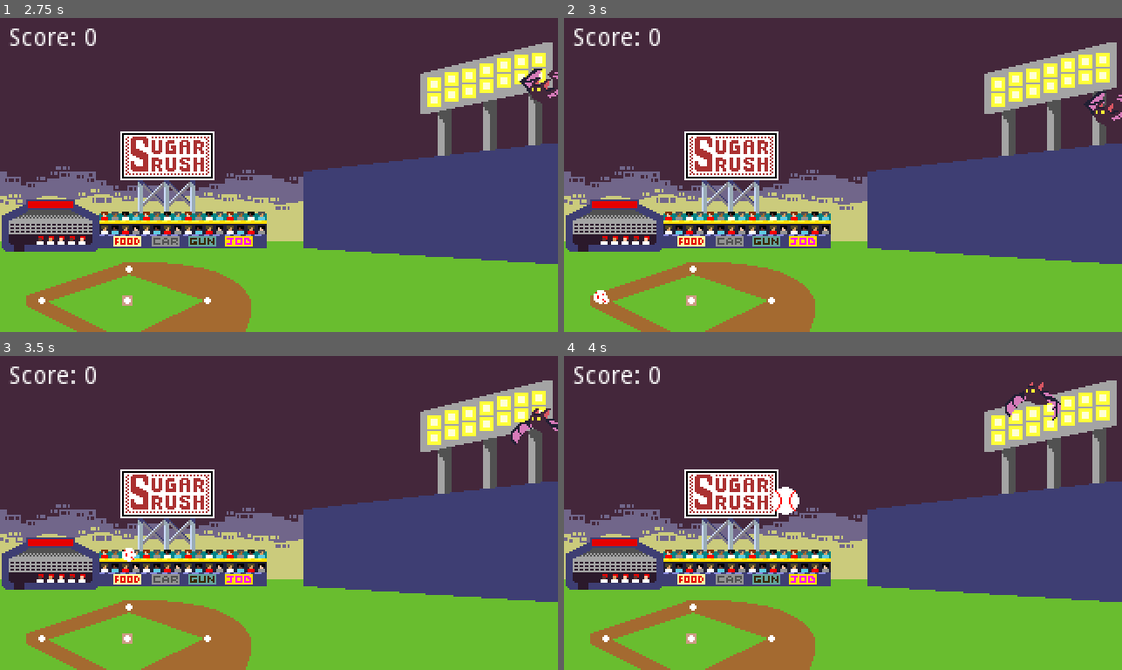
Above: before the commit, frames 1-4 (two rows, left to right).
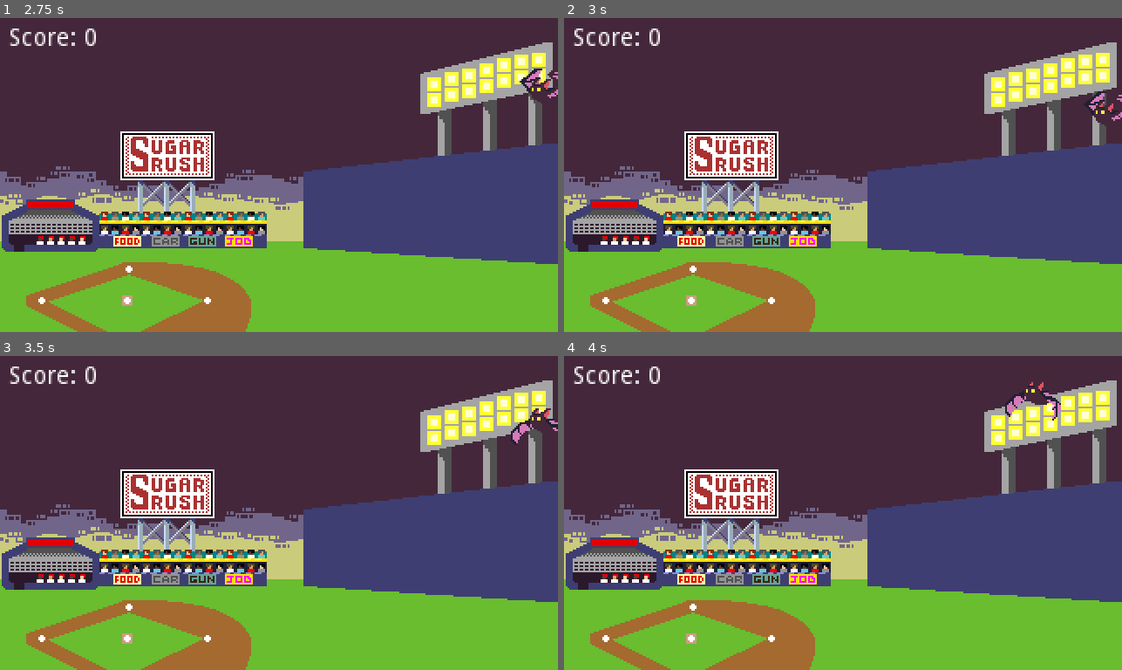
Above: after the commit, the same moments.

Repository: im-deepfriedwater/spaceball-bat
Game: Godot game, scene res://scenes/MainBaseballGame.tscn
Two runs of this game, one before a commit and one after it. Both use one fixed random seed, a clock stepped at 60 frames per second and the inputs below.
Inputs:
- Up to frame 1 (2.75 s): tap Enter (ui_accept) at 0.5, 0.77, 1.07, 1.52, 1.82 s; hold Right (ui_right) 0.53-1.28 s; hold Down (ui_down) 1.28-2.03 s; hold Right (ui_right) from 2.03 s (still down)
- Up to frame 2 (3 s): release Right (ui_right) at 2.78 s; hold Up (ui_up) from 2.78 s (still down)
- Up to frame 3 (3.5 s): keep holding Up (ui_up); tap Enter (ui_accept) at 3.02, 3.32 s
- Up to frame 4 (4 s): release Up (ui_up) at 3.53 s; hold Left (ui_left) from 3.53 s (still down); tap Enter (ui_accept) at 3.77 s

Frame 1 is identical in both runs. In frame 2, less than 0.1% of the frame differs, in the area x 5-8%, y 86-92%; in frame 3, less than 0.1%; in frame 4, 0.3%, in the area x 37-43%, y 41-51%.
Error after the commit: Invalid call. Nonexistent function 'connect' in base 'Nil'. (res://scripts/BaseballLauncher.gd:10)

Commit message:
checkpoint

Diff:
--- a/src/project.godot
+++ b/src/project.godot
@@ -30,7 +30,9 @@
 
 [autoload]
 
-BaseballEventsSingleton="*res://scripts/event_singletons/BaseballEventsSingleton.gd"
+Discord="*res://addons/discord_game_sdk/discord.gd"
+BaseballEventsSingleton="*res://scripts/singletons/event_singletons/BaseballEventsSingleton.gd"
+DiscordRichPresenceSingleton="*res://scripts/singletons/DiscordRichPresenceSingleton.gd"
 
 [display]
 
--- a/src/scenes/MainBaseballGame.tscn
+++ b/src/scenes/MainBaseballGame.tscn
@@ -82,6 +82,27 @@
 
 [node name="CanvasLayer" type="CanvasLayer" parent="."]
 
+[node name="GameOverScreen" type="Control" parent="CanvasLayer"]
+pause_mode = 2
+visible = false
+anchor_right = 1.0
+anchor_bottom = 1.0
+script = ExtResource( 6 )
+
+[node name="ColorRect" type="ColorRect" parent="CanvasLayer/GameOverScreen"]
+anchor_right = 1.0
+anchor_bottom = 1.0
+color = Color( 0, 0, 0, 0.764706 )
+
+[node name="RichTextLabel" type="RichTextLabel" parent="CanvasLayer/GameOverScreen"]
+anchor_left = 0.5
+anchor_right = 0.5
+margin_left = -23.0
+margin_top = 15.0
+margin_right = 23.0
+margin_bottom = 40.0
+text = "Paused"
+
 [node name="PauseScreen" type="Control" parent="CanvasLayer"]
 pause_mode = 2
 visible = false
--- a/src/scripts/MainBaseballGame.gd
+++ b/src/scripts/MainBaseballGame.gd
@@ -9,6 +9,9 @@
 
 var baseball_count := 0
 var score := 0
+
+var strikes := 0
+const MAX_STRIKES := 3
 
 # Called when the node enters the scene tree for the first time.
 func _ready():
@@ -36,3 +39,12 @@
 
 func _on_BaseballEventsSingleton_destroy_baseball():
 	baseball_count -= 1
+
+func _on_BaseballEventsSingleton_miss_baseball():
+	strikes += 1
+
+	if strikes > MAX_STRIKES or strikes == MAX_STRIKES:
+		game_over()
+
+func game_over():
+	pass
